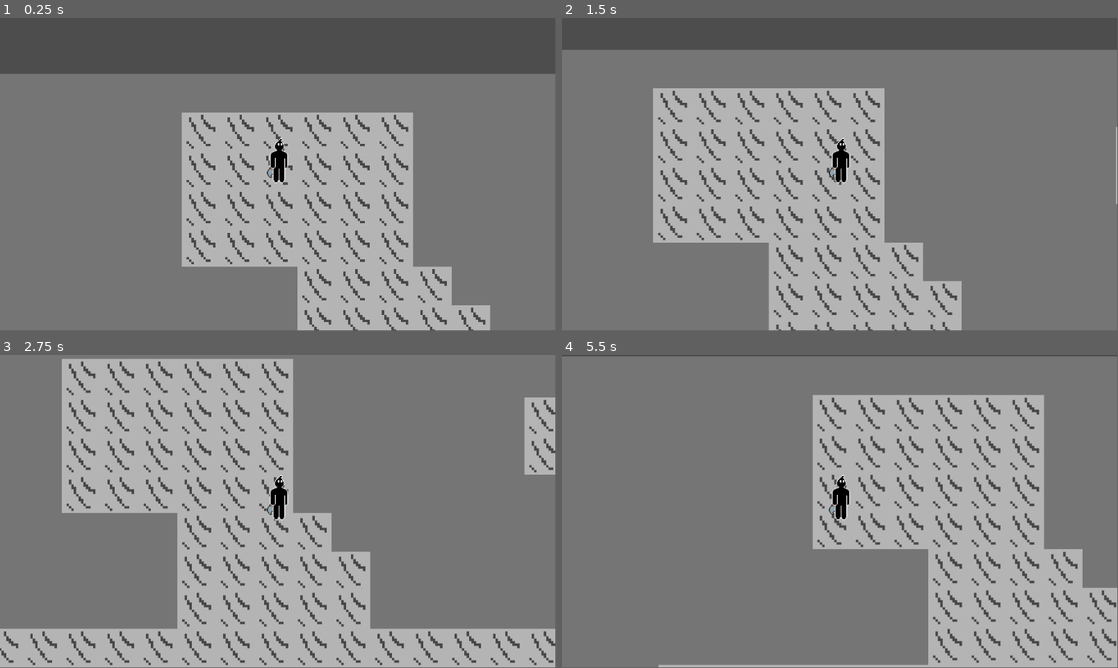
Above: before the commit, frames 1-4 (two rows, left to right).
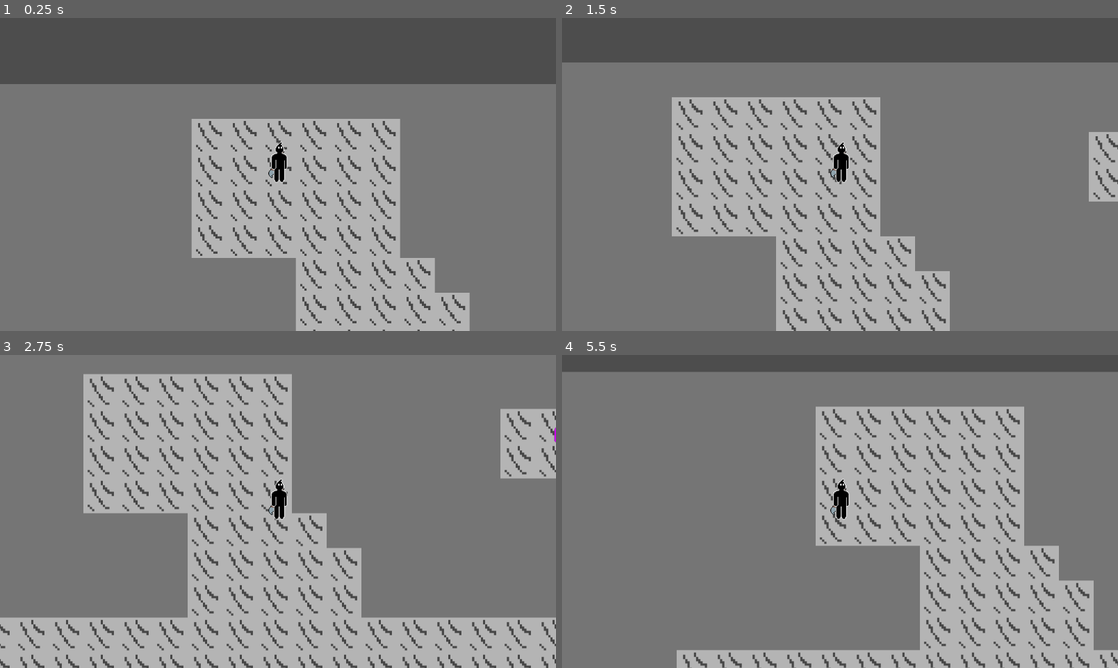
Above: after the commit, the same moments.

Repository: RodrigoAlvys/The-legend-of-Ink
Game: Godot game, scene res://mapas/mapa1.tscn
Same seed, same stepped clock (60 frames per second), same inputs: the game is played once before the commit and once after it.
Inputs:
- Up to frame 1 (0.25 s): no input
- Up to frame 2 (1.5 s): tap Enter at 0.5 s; hold Right (ui_right) 0.53-1.28 s; hold E (interact) 0.53-1.28 s; hold Down (ui_down) from 1.28 s (still down); tap E (interact) at 1.35 s
- Up to frame 3 (2.75 s): release Down (ui_down) at 2.03 s; hold Right (ui_right) from 2.03 s (still down); hold Shift from 2.03 s (still down); tap E (interact) at 2.3 s
- Up to frame 4 (5.5 s): tap Space at 2.75 s; release Right (ui_right) at 2.78 s; release Shift at 2.78 s; hold Up (ui_up) 2.78-3.53 s; tap E (interact) at 2.85, 4.55 s; hold E (interact) 3.53-4.28 s; hold Left (ui_left) 3.53-5.03 s; tap Shift at 4.35 s; hold Down (ui_down) from 5.03 s (still down); hold E (interact) from 5.03 s (still down)
In our replay, the window is 799x449 before the commit and 800x450 after it. These sizes can differ from the game's own. Grey fills any space a smaller window leaves; there, only what the larger window draws over its background counts as a difference.

The runs differ from the first frame. In frame 1, 13% of the frame differs, in the area x 0-100%, y 0-100%; in frame 2, 16%; in frame 3, 19%; in frame 4, 20%.

Commit message:
Sistema de dialogo
adicionou o sistema de dialogo de npcs, e um dialogo simples para o npc vermelho

Diff:
--- a/rp-gprojeto/jogador/character_body_2d.gd
+++ b/rp-gprojeto/jogador/Controles.gd
@@ -6,6 +6,7 @@
 var facing_direction = Vector2.DOWN
 
 @onready var raycast = $RayCast2D
+
 
 func _physics_process(delta):
 	var direction = Input.get_vector(
@@ -26,14 +27,20 @@
 	velocity = direction * speed
 	move_and_slide()
 
-	# Mantém o RayCast apontando para frente
 	raycast.target_position = facing_direction * 64
 
 
 func _input(event):
 	if event.is_action_pressed("interact"):
+
+		if DialogueUI.is_active():
+			DialogueUI.next()
+			return
+
+		raycast.force_raycast_update()
+
 		if raycast.is_colliding():
 			var obj = raycast.get_collider()
 
-			if obj.has_method("interact"):
+			if obj and obj.has_method("interact"):
 				obj.interact()
--- a/rp-gprojeto/jogador/Player.tscn
+++ b/rp-gprojeto/jogador/Player.tscn
@@ -1,6 +1,6 @@
 [gd_scene format=3 uid="uid://gc8ppb38pjih"]
 
-[ext_resource type="Script" uid="uid://donlebujuj1n2" path="res://jogador/character_body_2d.gd" id="1_kpjcp"]
+[ext_resource type="Script" uid="uid://donlebujuj1n2" path="res://jogador/Controles.gd" id="1_kpjcp"]
 [ext_resource type="Texture2D" uid="uid://ulaaj8t5mqlt" path="res://arte/sprites/ink.png" id="2_kne1u"]
 
 [sub_resource type="RectangleShape2D" id="RectangleShape2D_kdubu"]
--- a/rp-gprojeto/mapas/mapa2.tscn
+++ b/rp-gprojeto/mapas/mapa2.tscn
@@ -6,6 +6,7 @@
 [ext_resource type="Script" uid="uid://dotk4iuvqhbqu" path="res://mapas/portas.gd" id="4_o010f"]
 [ext_resource type="Script" uid="uid://dxjwaun3d2qp0" path="res://mapas/mapamarker.gd" id="5_5fbls"]
 [ext_resource type="Texture2D" uid="uid://cj6rcqbumlon8" path="res://arte/sprites/vermelho.png" id="6_e2svy"]
+[ext_resource type="Script" uid="uid://280v1hyrsc86" path="res://mapas/vermelho.gd" id="6_t6otu"]
 [ext_resource type="Texture2D" uid="uid://qegp1ksdg731" path="res://arte/sprites/cinza.png" id="7_t6otu"]
 [ext_resource type="Texture2D" uid="uid://bm4srdtrlyofj" path="res://arte/sprites/azul.png" id="8_aeyf8"]
 [ext_resource type="Texture2D" uid="uid://cpqhd4ach2g66" path="res://arte/sprites/verde.png" id="9_yogvm"]
@@ -119,6 +120,8 @@
 
 [node name="Vermelho" type="CharacterBody2D" parent="Entidades" unique_id=1029568367]
 position = Vector2(200, 5)
+collision_layer = 9
+script = ExtResource("6_t6otu")
 
 [node name="Sprite2D" type="Sprite2D" parent="Entidades/Vermelho" unique_id=1084230909]
 position = Vector2(0, -25)
--- /dev/null
+++ b/rp-gprojeto/mapas/vermelho.gd
@@ -0,0 +1,10 @@
+extends CharacterBody2D
+
+func interact():
+	DialogueUI.start_dialogue([
+		"Você derrotou o slime de tinta na caverna? Eu estava prestes a fazer isso.",
+		"Encontrou Roxo lá dentro? Ele devia estar em algum lugar por lá...",
+		"Enfim, vejo que possui habilidades de combate.",
+		"Vá dar uma ajuda ao Laranja enquanto eu converso com o Cinza para ver o que fazemos sobre você.",
+		"Ele está do lado de fora da vila, para o oeste."
+	])
--- a/rp-gprojeto/project.godot
+++ b/rp-gprojeto/project.godot
@@ -19,11 +19,20 @@
 
 Game="*uid://db6ftun4vjjx4"
 Fade="*uid://nkjlryotnf8r"
+DialogueUI="*uid://cwtquivv6j7lr"
+
+[display]
+
+window/size/viewport_width=1280
+window/size/viewport_height=720
+window/size/resizable=false
+window/size/borderless=true
 
 [global_group]
 
 player=""
 spawn_points=""
+dialogue_ui=""
 
 [input]
 
--- /dev/null
+++ b/rp-gprojeto/scripts/dialogue_ui.gd
@@ -0,0 +1,37 @@
+extends CanvasLayer
+
+@onready var dialogue_label = $Dialogo
+
+var lines: Array[String] = []
+var index: int = 0
+var active: bool = false
+
+func _ready():
+	visible = false
+
+func start_dialogue(new_lines: Array[String]):
+	lines = new_lines
+	index = 0
+	active = true
+	visible = true
+	show_line()
+
+func show_line():
+	dialogue_label.text = lines[index]
+
+func next():
+	index += 1
+
+	if index < lines.size():
+		show_line()
+	else:
+		close()
+
+func close():
+	active = false
+	visible = false
+	lines.clear()
+	index = 0
+
+func is_active() -> bool:
+	return active
--- /dev/null
+++ b/rp-gprojeto/scripts/dialogue_ui.tscn
@@ -0,0 +1,26 @@
+[gd_scene format=3 uid="uid://cwtquivv6j7lr"]
+
+[ext_resource type="Script" uid="uid://cromnfb3j1wvr" path="res://scripts/dialogue_ui.gd" id="1_4gq21"]
+[ext_resource type="Texture2D" uid="uid://dxtaung7vcwg7" path="res://arte/dialogo.png" id="1_p2yfj"]
+[ext_resource type="FontFile" uid="uid://bvixdee3wdvo5" path="res://font/VCR_OSD_MONO_1.001.ttf" id="3_pvehy"]
+
+[node name="DialogueUI" type="CanvasLayer" unique_id=196424468 groups=["dialogue_ui"]]
+script = ExtResource("1_4gq21")
+
+[node name="TextureRect" type="TextureRect" parent="." unique_id=2006033589]
+offset_left = 40.0
+offset_top = 400.0
+offset_right = 1240.0
+offset_bottom = 700.0
+texture = ExtResource("1_p2yfj")
+
+[node name="Dialogo" type="Label" parent="." unique_id=762312695]
+offset_left = 80.0
+offset_top = 440.0
+offset_right = 1200.0
+offset_bottom = 660.0
+theme_override_colors/font_color = Color(0, 0, 0, 1)
+theme_override_fonts/font = ExtResource("3_pvehy")
+theme_override_font_sizes/font_size = 40
+text = "Texto"
+autowrap_mode = 2
Binary file added: rp-gprojeto/arte/dialogo.png
Not shown, added: rp-gprojeto/arte/dialogo.png.import
Binary file added: rp-gprojeto/font/VCR_OSD_MONO_1.001.ttf
Not shown, added: rp-gprojeto/font/VCR_OSD_MONO_1.001.ttf.import
Renamed: rp-gprojeto/jogador/character_body_2d.gd.uid -> rp-gprojeto/jogador/Controles.gd.uid
Not shown, added: rp-gprojeto/mapas/vermelho.gd.uid
Not shown, added: rp-gprojeto/scripts/dialogue_ui.gd.uid
